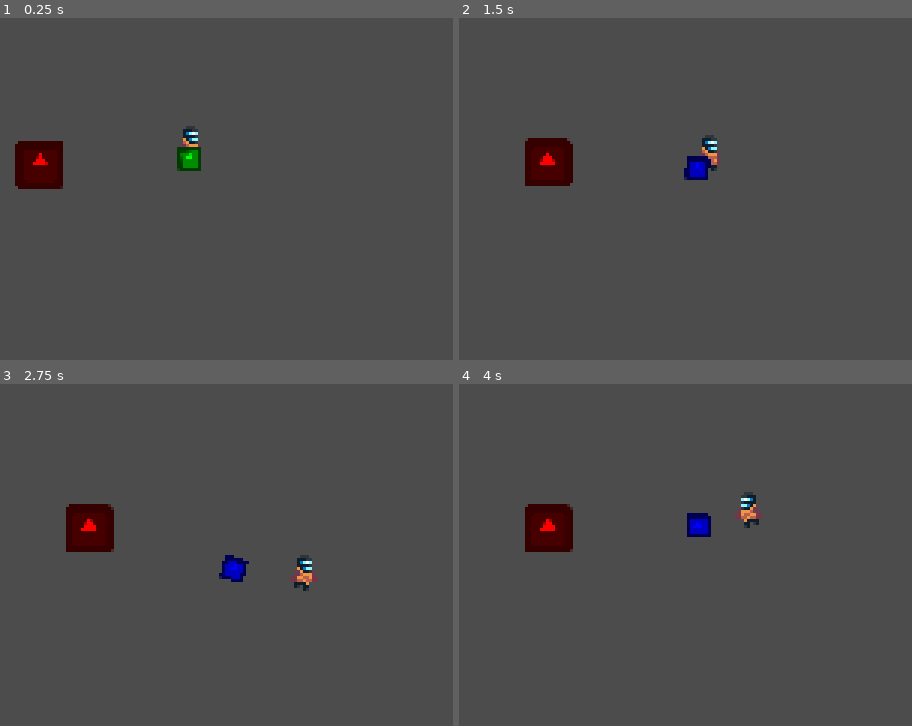
Above: before the commit, frames 1-4 (two rows, left to right).
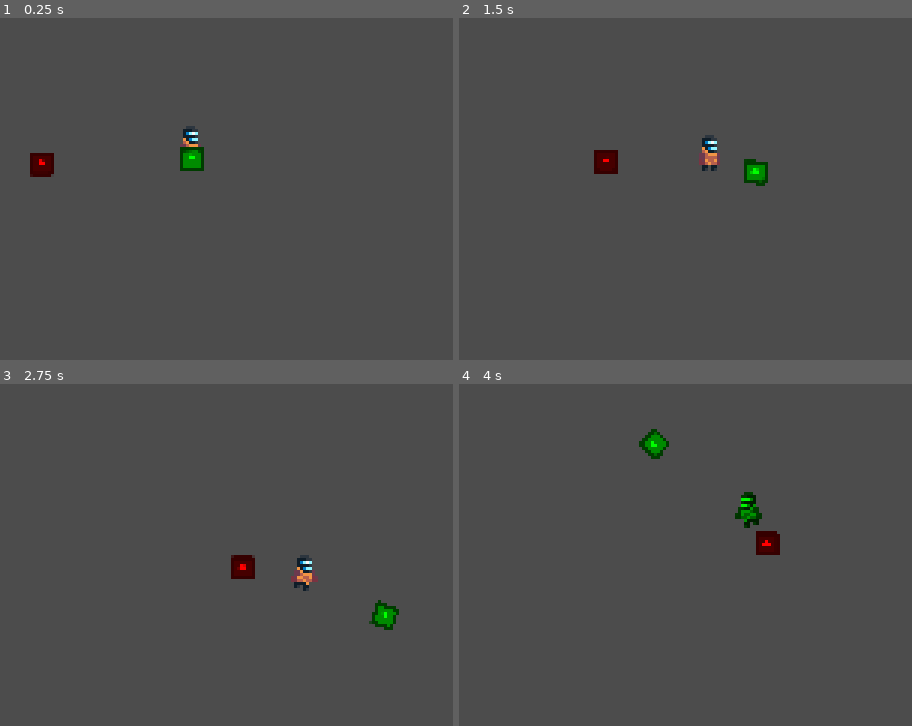
Above: after the commit, the same moments.

Repository: SpaceyLake/Abandon-Ship-LD50
Game: Godot game, scene res://TestWorld.tscn
The game is run twice, just before and just after one commit, with the same random seed, the same clock (stepped at 60 frames per second) and the same inputs. The project has no main scene, so this scene is started directly. The engine's default icon, where the game draws it, is replaced by a stand-in: a white triangle on a blue panel in a dark square.
Inputs:
- Up to frame 1 (0.25 s): no input
- Up to frame 2 (1.5 s): hold D (move_right) 0.53-1.28 s; hold S (move_down) from 1.28 s (still down)
- Up to frame 3 (2.75 s): release S (move_down) at 2.03 s; hold D (move_right) from 2.03 s (still down)
- Up to frame 4 (4 s): release D (move_right) at 2.78 s; hold W (move_up) 2.78-3.53 s; hold A (move_left) from 3.53 s (still down)

The runs differ from the first frame. In frame 1, 1.3% of the frame differs, in the area x 3-46%, y 35-50%; in frame 2, 2.6%; in frame 3, 2.4%; in frame 4, 3.0%, in the area x 14-71%, y 13-50%.

Commit message:
Enemy shootable

Diff:
--- a/Enemy/Enemy.gd
+++ b/Enemy/Enemy.gd
@@ -2,10 +2,11 @@
 
 export var _velocity : Vector2 = Vector2.ZERO
 export var _velocity_decrease : float = 0.85
-export var _movement_speed : float = 1000
+export var _movement_speed : float = 300
 export var _attack_distance : float = 18
 export var _minimum_velocity : float = 0.01
-
+export var _health : int = 5
+var _known_player_position : Vector2 = Vector2.ZERO
 onready var _vision : RayCast2D = $Vision
 onready var _attack_area : Area2D = $Vision/AttackArea
 
@@ -17,13 +18,19 @@
 	if Global._player != null:
 		_vision.look_at(Global._player.transform.origin)
 		if _vision.get_collider() == Global._player:
-			_velocity = (Global._player.transform.origin - transform.origin).normalized() * _movement_speed * delta
-			if transform.origin.distance_to(_vision.get_collision_point()) < _attack_distance:
+			_known_player_position = _vision.get_collision_point()
+			_velocity += (_known_player_position - transform.origin).normalized() * _movement_speed * delta
+			if transform.origin.distance_to(_known_player_position) < _attack_distance:
 				_attack_area.monitoring = true
 			$Vision/Icon.modulate = Color.green
 		else:
+			_velocity += (_known_player_position - transform.origin).normalized() * _movement_speed * delta
 			$Vision/Icon.modulate = Color.blue
 	_velocity *= _velocity_decrease
 	if abs(_velocity.x) < _minimum_velocity: _velocity = Vector2(0, _velocity.y)
 	if abs(_velocity.y) < _minimum_velocity: _velocity = Vector2(_velocity.x, 0)
 	_velocity = move_and_slide(_velocity, Vector2.ZERO, false)
+
+func _bullet_hit(damage, knockback, hitpoint):
+	_health -= damage
+	_velocity += transform.origin - hitpoint * knockback
--- a/Enemy/Enemy.tscn
+++ b/Enemy/Enemy.tscn
@@ -4,9 +4,10 @@
 [ext_resource path="res://icon.png" type="Texture" id=2]
 
 [sub_resource type="CircleShape2D" id=1]
+radius = 5.0
 
 [sub_resource type="CapsuleShape2D" id=2]
-radius = 8.0
+radius = 4.0
 height = 10.0
 
 [node name="Enemy" type="KinematicBody2D"]
@@ -19,7 +20,7 @@
 
 [node name="Icon" type="Sprite" parent="."]
 modulate = Color( 1, 0, 0, 1 )
-scale = Vector2( 0.25, 0.25 )
+scale = Vector2( 0.125, 0.125 )
 texture = ExtResource( 2 )
 
 [node name="Vision" type="RayCast2D" parent="."]
